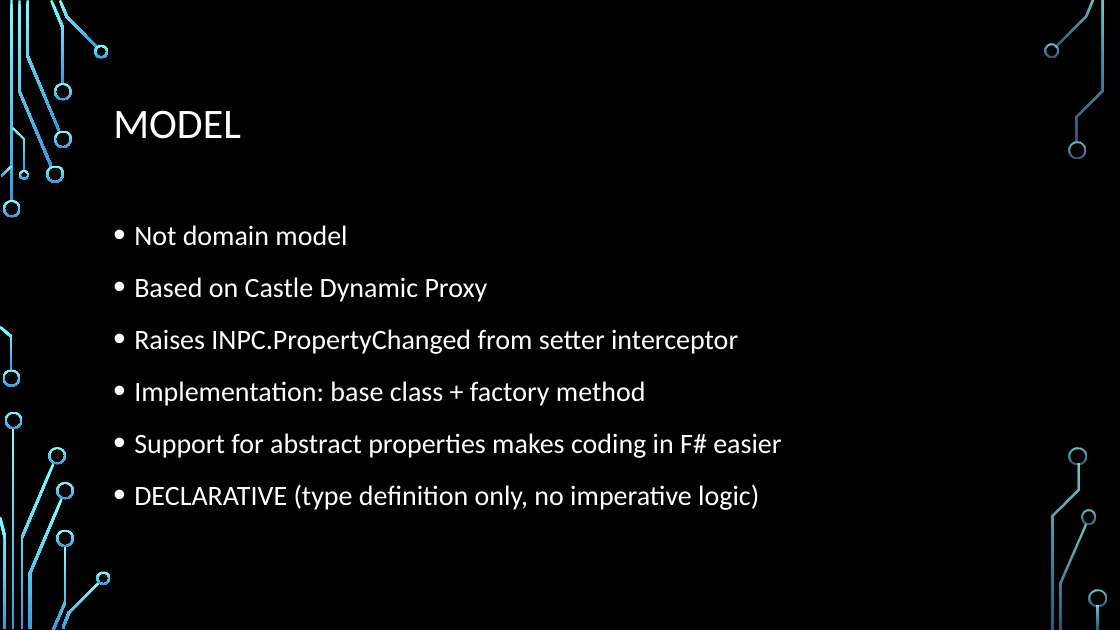
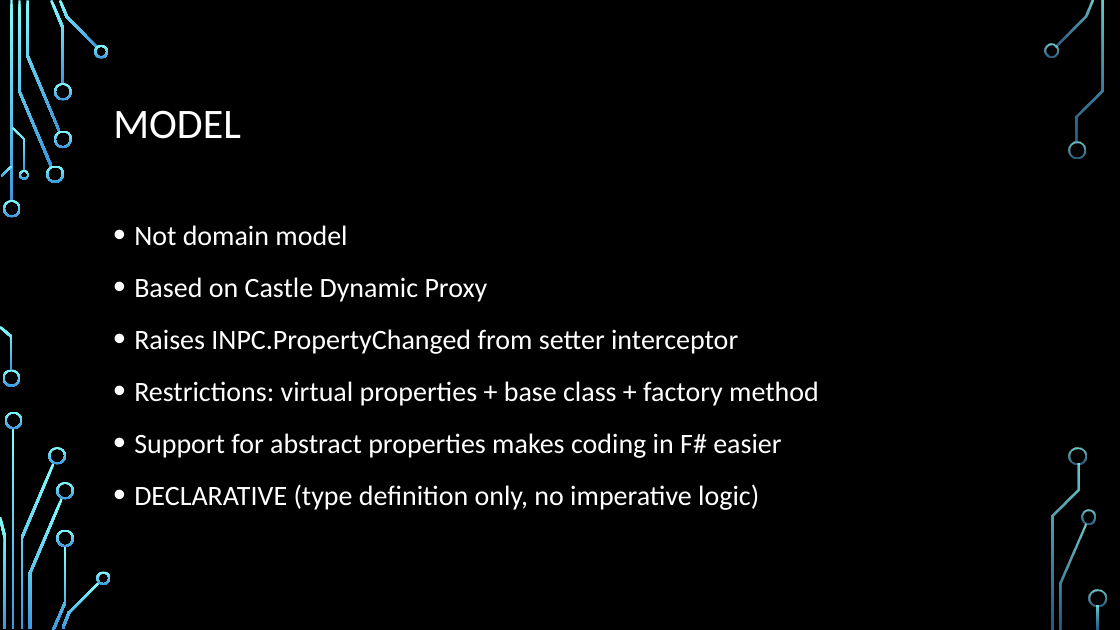
Before and after one commit to dmitry-a-morozov/fsharp-wpf-mvc-series, a slide deck: slide 9 of NYC Meetup.2013-04-23.pptx (slide 10 before the commit). Drawn at 1120x630 pixels with LibreOffice and Linux fonts; fonts in the diff are those of the drawing; background and template pictures are left out. Boxes give left, top, right and bottom in pixels: in the first picture for what was removed or moved away, otherwise in the second. Text is boxed around its words. In the diff, an @@ line names an element or a change of style, - is before the commit and + after.

```diff
--- a/NYC Meetup.2013-04-23.pptx
+++ b/NYC Meetup.2013-04-23.pptx
@@ text at bbox=[134, 381, 819, 406]: text changed @@
-• Implementation: base class + factory method
+• Restrictions: virtual properties + base class + factory method
```
Also in this commit, not shown: 8 other slides changed, 1 slide added, 2 slides removed, 3 other files.
